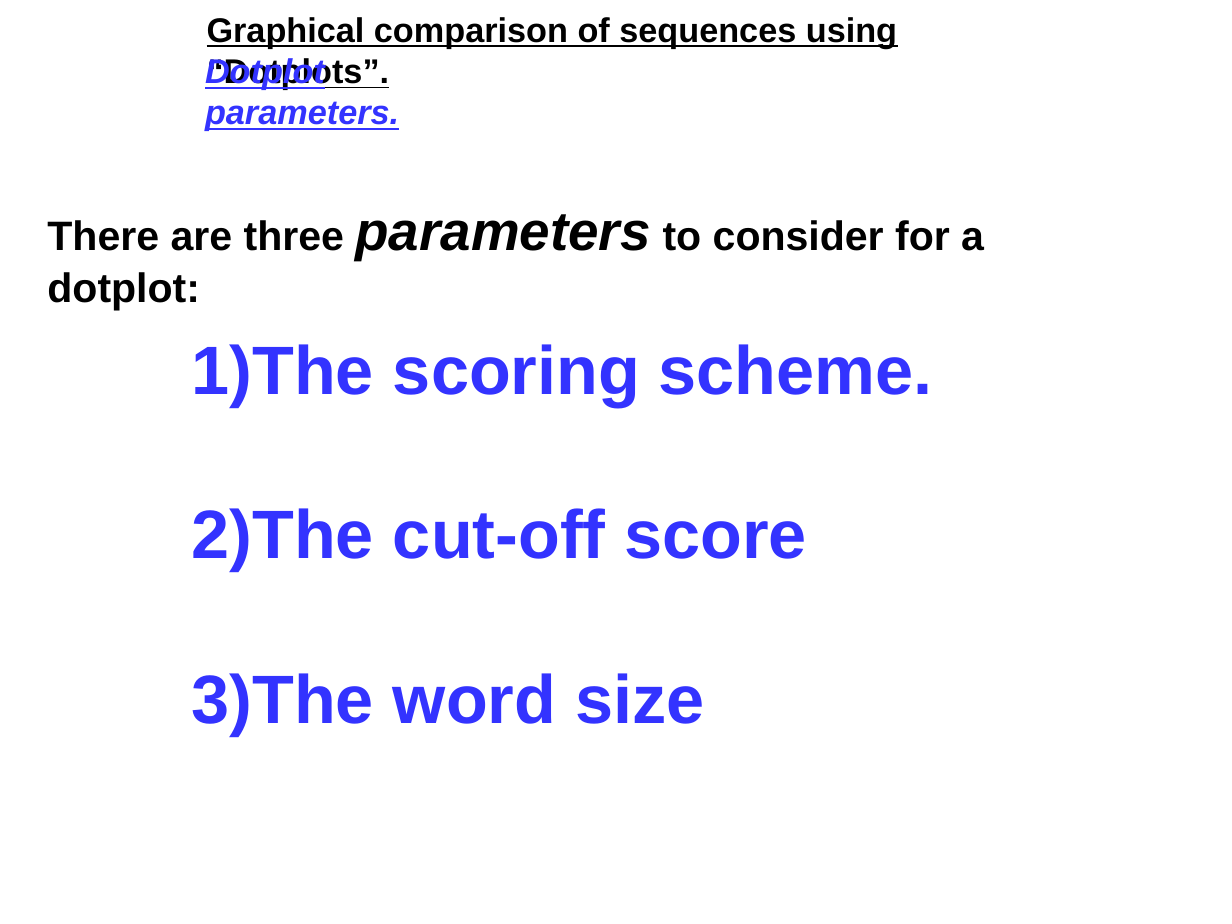
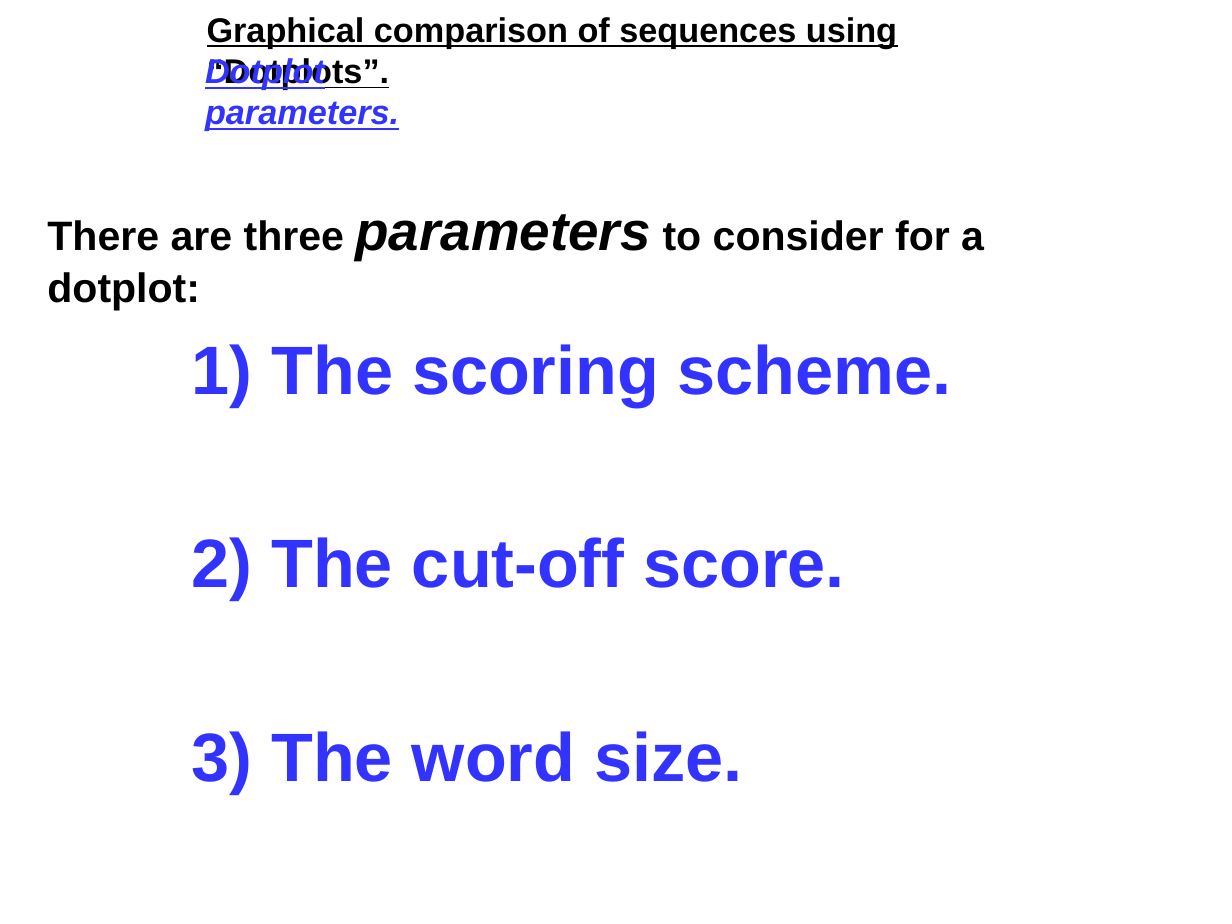
Before and after one commit to BioinformaticsTraining/Introduction-to-Bioinformatics, a slide deck: slide 6 of Presentations/General_Introduction_Course/Dotplots/dotplots.pptx. Drawn at 1232x924 pixels with LibreOffice and Linux fonts; fonts in the diff are those of the drawing. Boxes give left, top, right and bottom in pixels: in the first picture for what was removed or moved away, otherwise in the second. Text is boxed around its words. In the diff, an @@ line names an element or a change of style, - is before the commit and + after.

```diff
--- a/Presentations/General_Introduction_Course/Dotplots/dotplots.pptx
+++ b/Presentations/General_Introduction_Course/Dotplots/dotplots.pptx
@@ text at [192, 344, 952, 407]: text changed @@
-1) The scoring scheme.
-2) The cut-off score
-3) The word size
+1) The scoring scheme.
@@ text added at [192, 537, 844, 600], 40 pt, text #3333FF, bold @@
+2) The cut-off score.
@@ text added at [192, 731, 742, 793], 40 pt, text #3333FF, bold @@
+3) The word size.
```
Also in this commit, not shown: 1 other slide changed, 5 other files.
